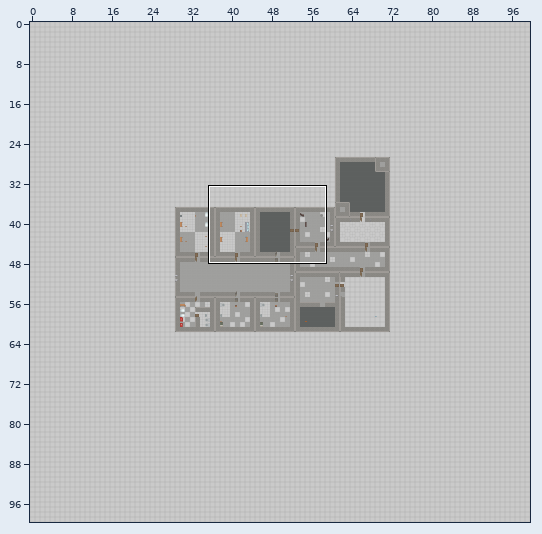
A Tiled map gets an edit: assets/tiled/level-1.tmx. Above, an overview of the earlier version with the close-up marked.
Close-up. Old version:
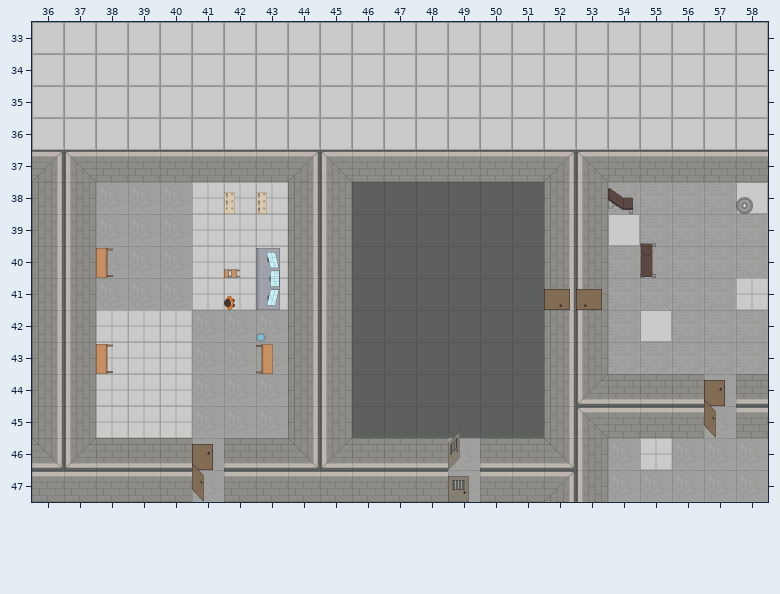
Cells are 120x120 px. Shown: x 36..58, y 33..47. The commit also changed other parts of the map, which this record leaves out.
New version:
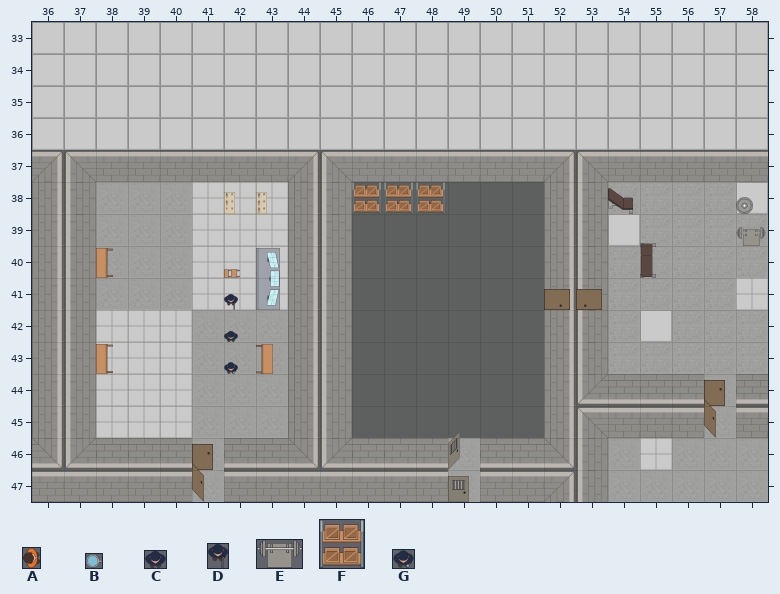
Key: from "bgf": A 9 turned 270 "char", B 27 "wat-2", C 37 "secur", D 38 "secur-benis", E 39 "shtanga", F 42 "stelaz-korob", G 49 "secur-voda".
_ is an empty cell.
What changed:
Layer "Room_1/envornment":
y 38: x 46..48 ___ -> FFF
y 39: x 58 _ -> E
y 41: x 42 A -> D
y 42: x 42..43 _B -> C_
y 43: x 42 _ -> G
Boxes around the changes in both close-ups, in picture pixels (x1, y1, x2, y2):
added: (352, 182, 445, 214)
added: (736, 227, 766, 246)
changed: (224, 294, 267, 374)
